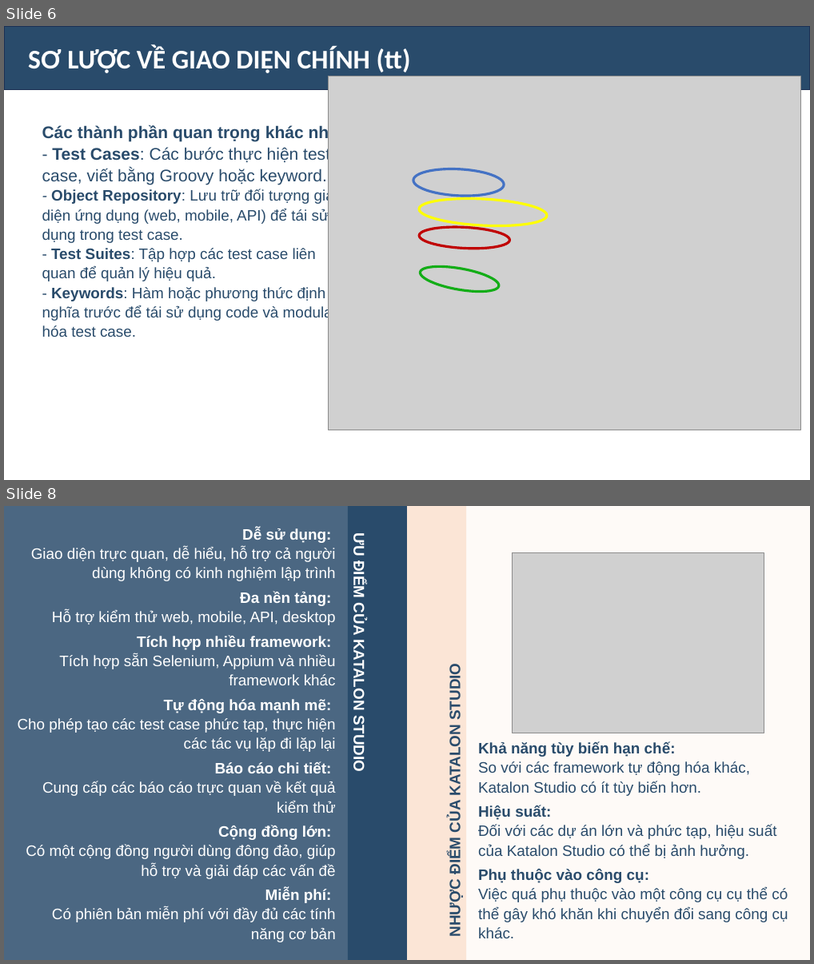
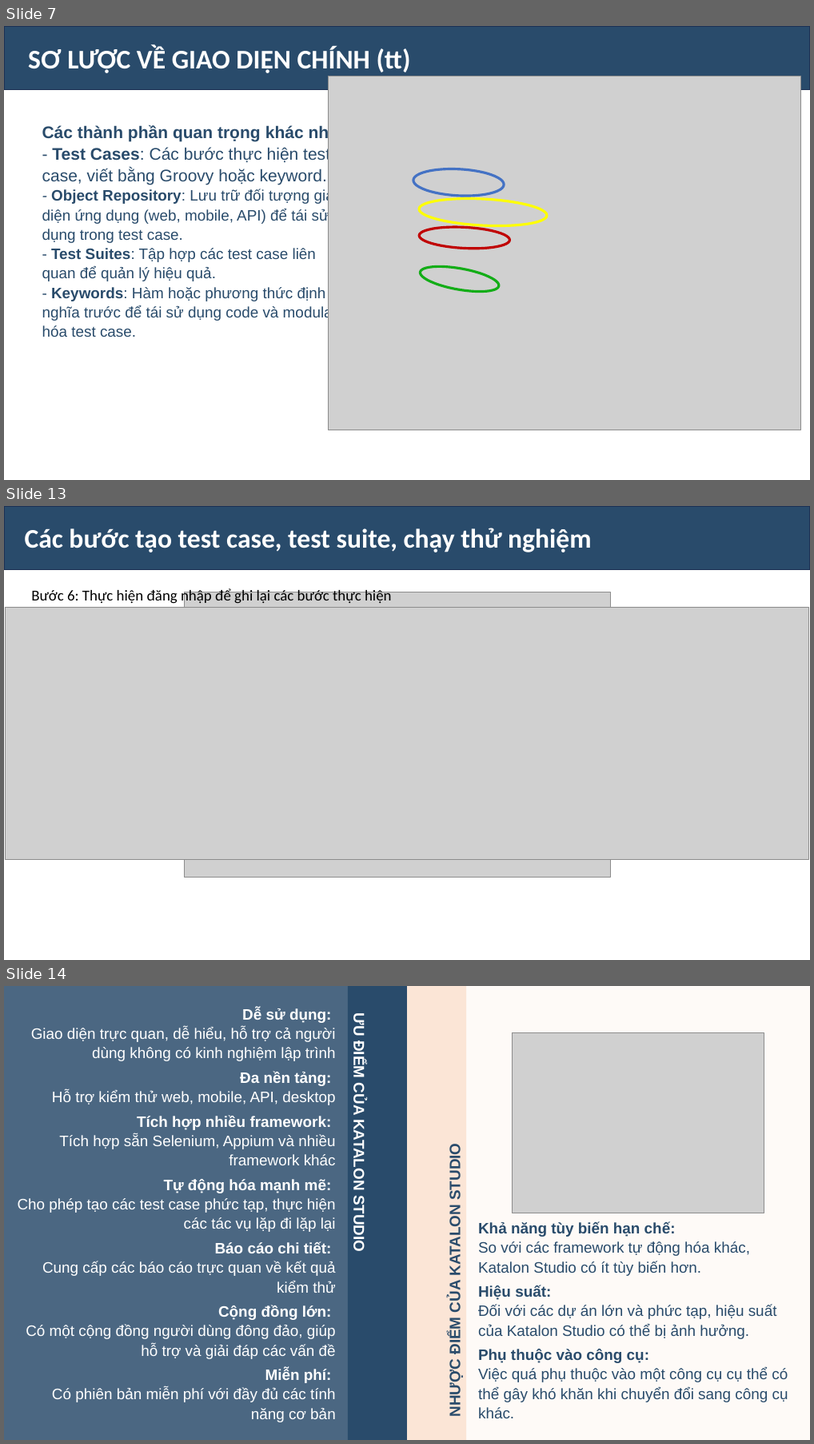
Before and after one commit to Oanh1503-git/DoAnKiemThu, a slide deck: THTH_slide.pptx. Shown one above the other, each under a label of ours: slides 6 and 8 before the commit, slides 7, 13 and 14 after it; the slides between them are not shown. The pictures are 814x964 and 814x1444 pixels, drawn with LibreOffice and Linux fonts; fonts in the diff are those of the drawing; grey boxes stand for pictures. Boxes give left, top, right and bottom in pixels: in the first picture for what was removed or moved away, otherwise in the second. Text is boxed around its words. In the diff, an @@ line names an element or a change of style, - is before the commit and + after.

```diff
--- a/THTH_slide.pptx
+++ b/THTH_slide.pptx
@@ slide 13 added at (x1=4, y1=506, x2=810, y2=960), background #FFFFFF @@
@@ rectangle added at (x1=4, y1=506, x2=810, y2=569), fill #00294F at 84% opacity, outline #1E3256 1 pt @@
@@ text added at (x1=25, y1=528, x2=591, y2=552), 32 pt, text #FFFFFF, bold @@
+Các bước tạo test case, test suite, chạy thử nghiệm
@@ text added at (x1=31, y1=588, x2=392, y2=605), 18 pt, text #000000 @@
+Bước 6: Thực hiện đăng nhập để ghi lại các bước thực hiện
@@ picture added at (x1=184, y1=592, x2=610, y2=877) @@
@@ picture added at (x1=6, y1=607, x2=809, y2=860) @@
@@ what was slide 6 is now slide 7 @@
@@ what was slide 8 is now slide 14 @@
```
Also in this commit, not shown: 1 slide changed, 6 other slides added, 1 slide removed.
